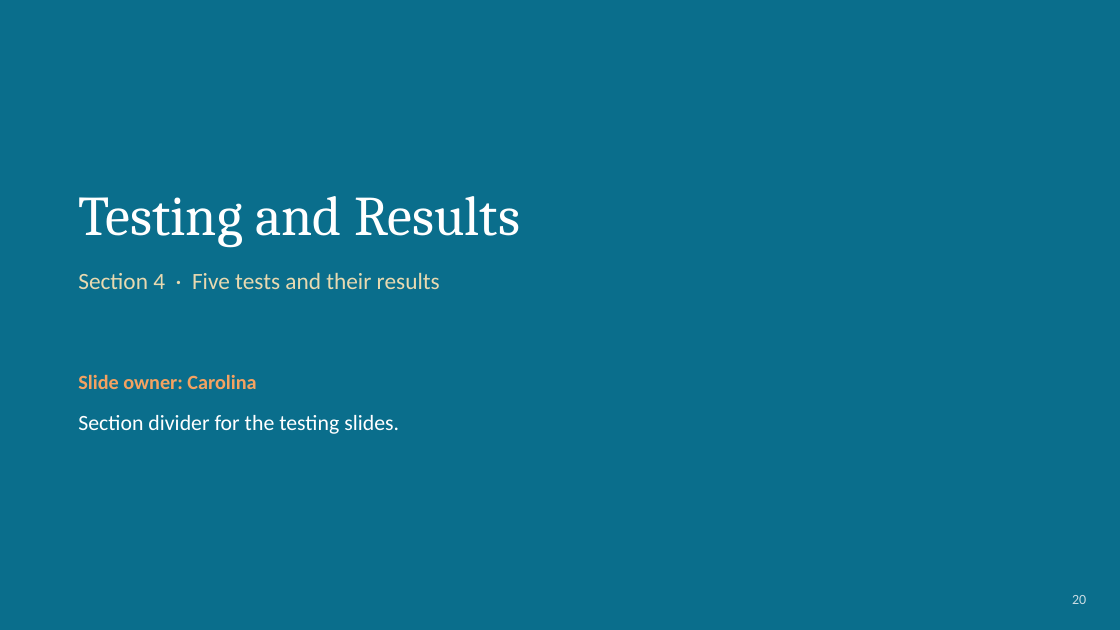
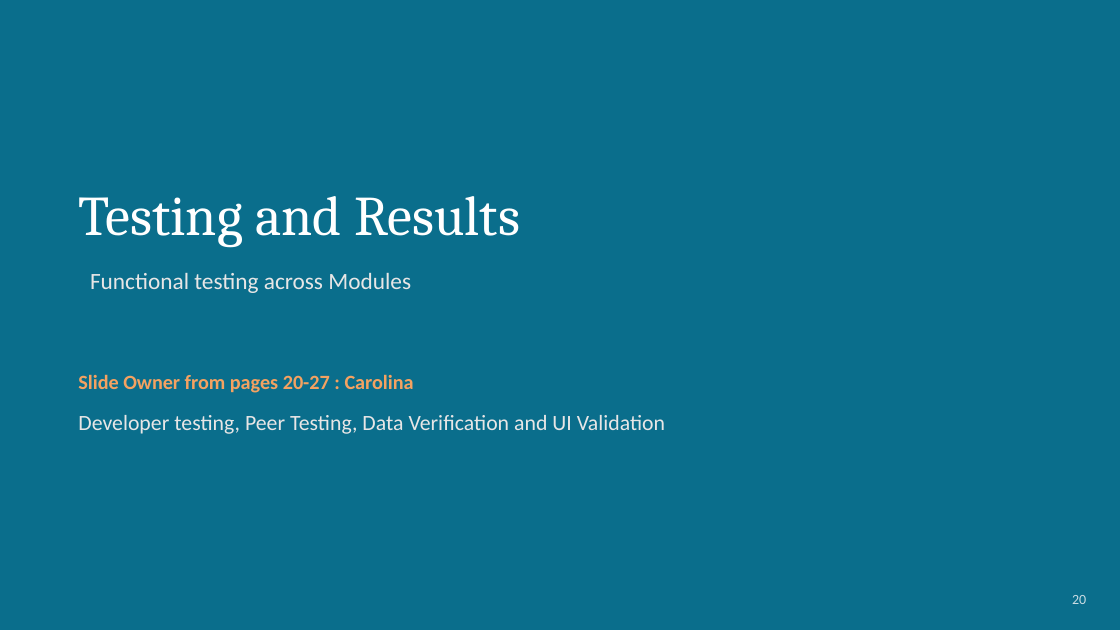
Before and after one commit to BobbyJoeCool/csd460-blueteam, a slide deck: slide 20 of Class_Information/Module-10/Presentation/QA-Presentation-Rodriguez.pptx. Drawn at 1120x630 pixels with LibreOffice and Linux fonts; fonts in the diff are those of the drawing. Boxes give left, top, right and bottom in pixels: in the first picture for what was removed or moved away, otherwise in the second. Text is boxed around its words. In the diff, an @@ line names an element or a change of style, - is before the commit and + after.

Commit message:
Update QA presentation testing slides

```diff
--- a/Class_Information/Module-10/Presentation/QA-Presentation-Rodriguez.pptx
+++ b/Class_Information/Module-10/Presentation/QA-Presentation-Rodriguez.pptx
@@ text at <box>90,272,411,293</box>: text changed; text colour #E8D9B0 to #E7E6E6 @@
-Section 4 · Five tests and their results
+Functional testing across Modules
@@ text at <box>78,374,665,434</box>: text changed; text colour #FFFFFF to #E7E6E6 @@
-Slide owner: Carolina
-Section divider for the testing slides.
+Slide Owner from pages 20-27 : Carolina
+Developer testing, Peer Testing, Data Verification and UI Validation
```
Also in this commit, not shown: 9 other slides changed, 1 slide added, 1 slide removed.
